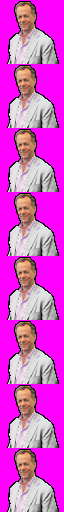
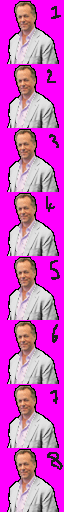
Before/after of a 64 x 512 layered artwork. What changed in the layer stack:
painted on "Layer 8" over left=46, top=6, right=63, bottom=470
